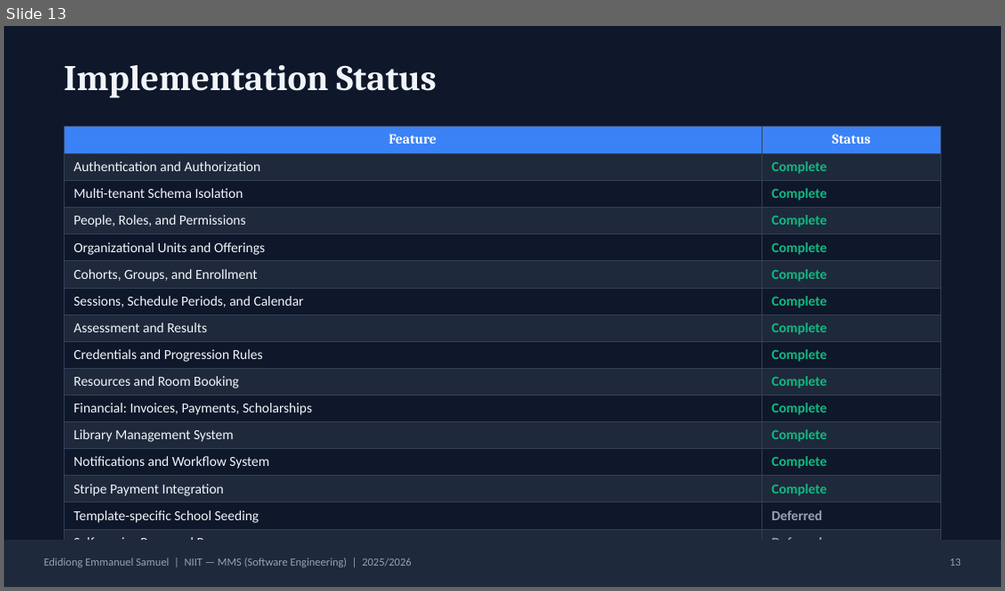
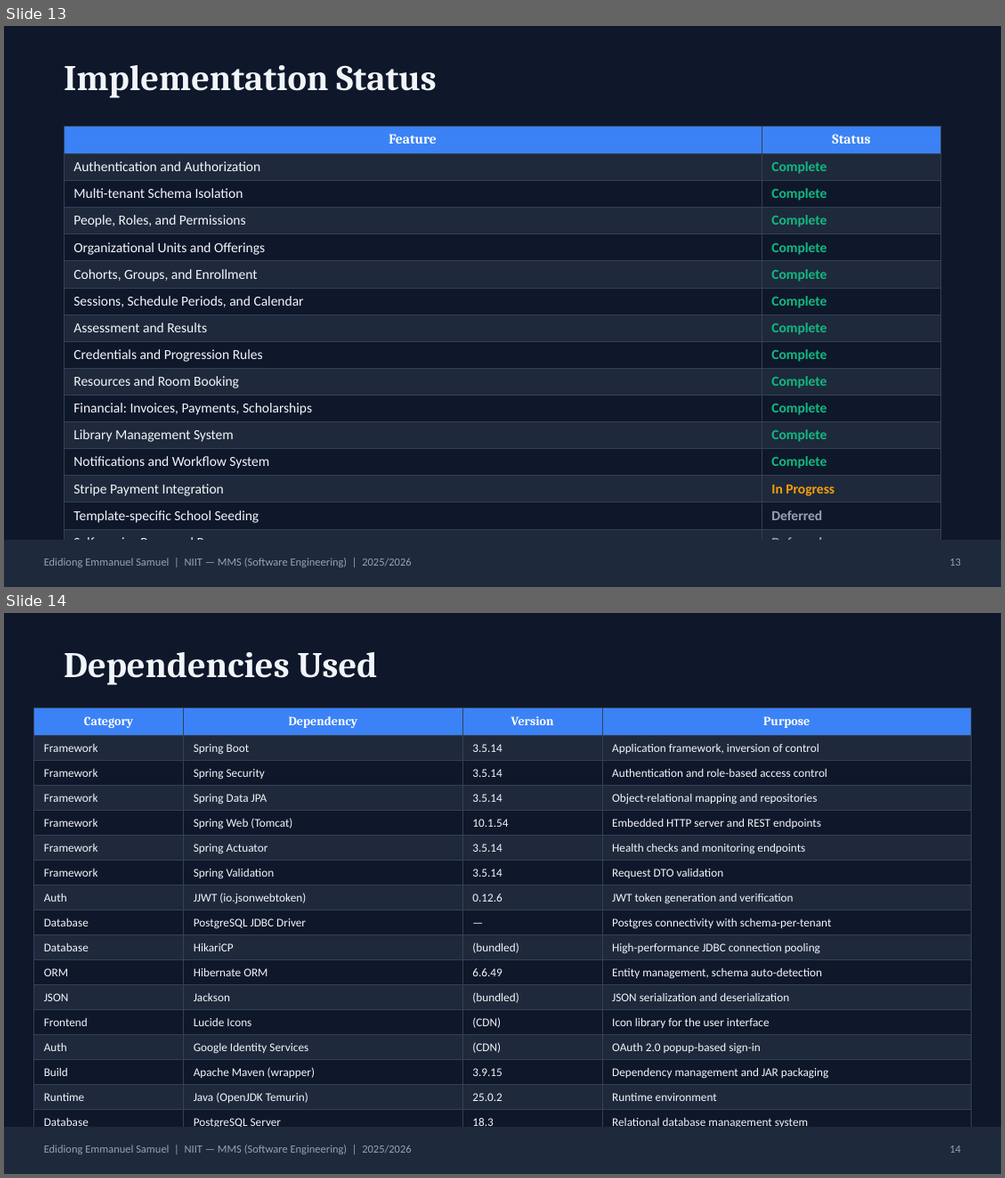
Before and after one commit to Deushomo1st/SchoolHub, a slide deck: docs/School Management Software.pptx. Shown one above the other, each under a label of ours: slide 13 before the commit, slides 13 and 14 after it. The pictures are 1005x591 and 1005x1178 pixels, drawn with LibreOffice and Linux fonts; fonts in the diff are those of the drawing. Boxes give left, top, right and bottom in pixels: in the first picture for what was removed or moved away, otherwise in the second. Text is boxed around its words. In the diff, an @@ line names an element or a change of style, - is before the commit and + after.

Commit message:
feat: forgot-password email flow, multi-audience event forwarding, glass on every panel
One-shot 30-min reset tokens emailed (console-logged without SMTP) +
reset-password.html; event audience is a validated comma list and any
recipient forwards to role-scoped reachables as notifications; fixed
/notifications being platform-gated (school roles' bell was dead);
light-theme cards/stats now read the --glass-* tokens (no flat panels).

```diff
--- a/docs/School Management Software.pptx
+++ b/docs/School Management Software.pptx
@@ slide 14 added at bbox=[4, 613, 1001, 1174], background #0F172A @@
@@ text added at bbox=[64, 652, 378, 685], 26 pt, text #F1F5F9, bold @@
+Dependencies Used
@@ table added at bbox=[34, 707, 971, 1130], 17 rows, 4 columns @@
+Category | Dependency | Version | Purpose
+Framework | Spring Boot | 3.5.14 | Application framework, inversion of control
+Framework | Spring Security | 3.5.14 | Authentication and role-based access control
+Framework | Spring Data JPA | 3.5.14 | Object-relational mapping and repositories
+Framework | Spring Web (Tomcat) | 10.1.54 | Embedded HTTP server and REST endpoints
+Framework | Spring Actuator | 3.5.14 | Health checks and monitoring endpoints
+Framework | Spring Validation | 3.5.14 | Request DTO validation
+Auth | JJWT (io.jsonwebtoken) | 0.12.6 | JWT token generation and verification
+Database | PostgreSQL JDBC Driver | — | Postgres connectivity with schema-per-tenant
+Database | HikariCP | (bundled) | High-performance JDBC connection pooling
+ORM | Hibernate ORM | 6.6.49 | Entity management, schema auto-detection
+JSON | Jackson | (bundled) | JSON serialization and deserialization
+Frontend | Lucide Icons | (CDN) | Icon library for the user interface
+Auth | Google Identity Services | (CDN) | OAuth 2.0 popup-based sign-in
+Build | Apache Maven (wrapper) | 3.9.15 | Dependency management and JAR packaging
+Runtime | Java (OpenJDK Temurin) | 25.0.2 | Runtime environment
+Database | PostgreSQL Server | 18.3 | Relational database management system
@@ rectangle added at bbox=[4, 1127, 1001, 1173], fill #1E293B @@
@@ text added at bbox=[44, 1144, 411, 1154], 8 pt, text #94A3B8 @@
+Edidiong Emmanuel Samuel | NIIT — MMS (Software Engineering) | 2025/2026
@@ text added at bbox=[949, 1145, 961, 1152], 8 pt, text #94A3B8 @@
+14
@@ slide 13 changed as well @@
@@ table at bbox=[64, 126, 941, 543] @@
-row 14, column 2: Complete
+row 14, column 2: In Progress
```
Also in this commit, not shown: 12 other slides changed, 25 other files.
